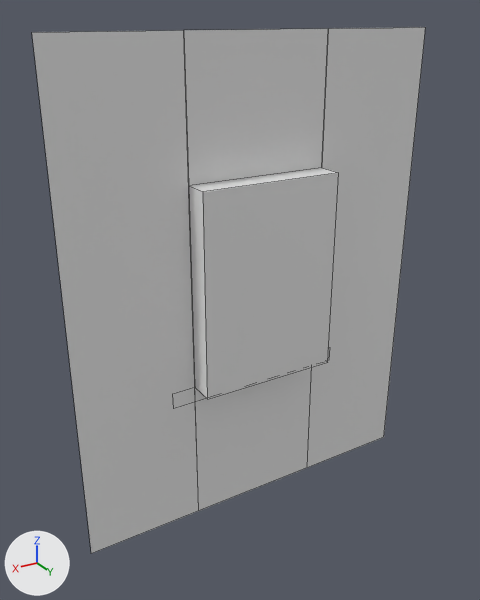
Renders of the FBX model modelos/region1_valle_del_alba/roblox/piezas/Pared_Ventana_Baja.fbx from each side of a commit.
One viewpoint serves both versions: a 50 mm camera at (10.82, 10.67, 10.25) aimed at (4.37, -0.08, 4.87). The axes (+X, +Y, +Z) are drawn at lower left. The lights are the same throughout. The older version comes first. Mesh edges are drawn as thin lines. Where no turn or scale is listed for an object, it has been applied to the vertices. Vertices at exactly the same position are counted once.

Before the edit, the objects in view are built like this:
```python
me_k_pared_ventana_baja = bpy.data.meshes.new('K_Pared_Ventana_Baja')
me_k_pared_ventana_baja.from_pydata(...)  # 24 vertices, 14 faces; spans x 0.0..8.0, y -0.45..0.55, z 0.0..10.0
me_k_pared_ventana_baja.materials.append(mat_atlas_kit)  # white #e7e7e7
ob_pared_ventana_baja = bpy.data.objects.new('Pared_Ventana_Baja', me_k_pared_ventana_baja)
ob_pared_ventana_baja.location = (0.0, 0.0, 0.0)
```
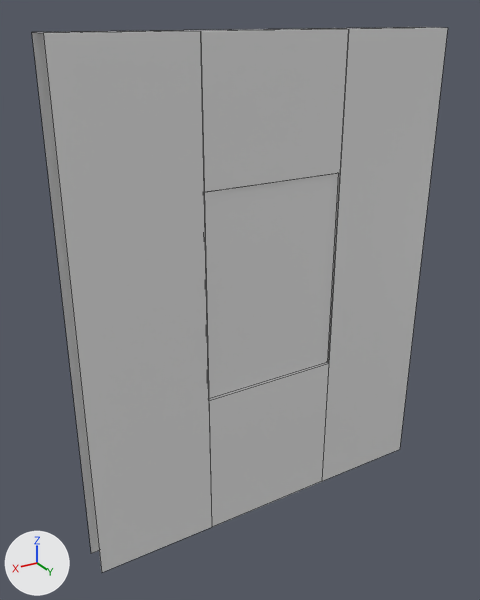
What the commit changed:
me_k_pared_ventana_baja is used by ob_pared_ventana_baja; location (0.0, 0.0, 0.0).
me_k_pared_ventana_baja had 24 vertices, 14 faces and spanned x 0.0..8.0, y -0.45..0.55, z 0.0..10.0.
me_k_pared_ventana_baja now has 36 vertices, 19 faces and spans x 0.0..8.0, y -0.45..0.6, z 0.0..10.0.
Part 1, on me_k_pared_ventana_baja:
4 faces are deleted.
6 vertices are added at (2.5, 0.6, 10.0), (2.5, 0.6, 0.0), (0.0, 0.6, 0.0), (5.5, 0.6, 10.0), (8.0, 0.6, 0.0), (5.5, 0.6, 0.0).
6 new vertices lie (0.0, 0.6, 0.0) away from vertices in x 0.0..8.0, y 0.0, z 3.2..10.0.
9 new faces join them.

Boxes [x1, y1, x2, y2] around the edits, measured in the pictures (480 x 600 px):
'Pared_Ventana_Baja', reshaped
    before: [32, 27, 425, 554]
    after: [32, 27, 448, 572]
part 1 of me_k_pared_ventana_baja, built on
    before: [189, 168, 338, 399]
    after: [34, 27, 448, 572]
